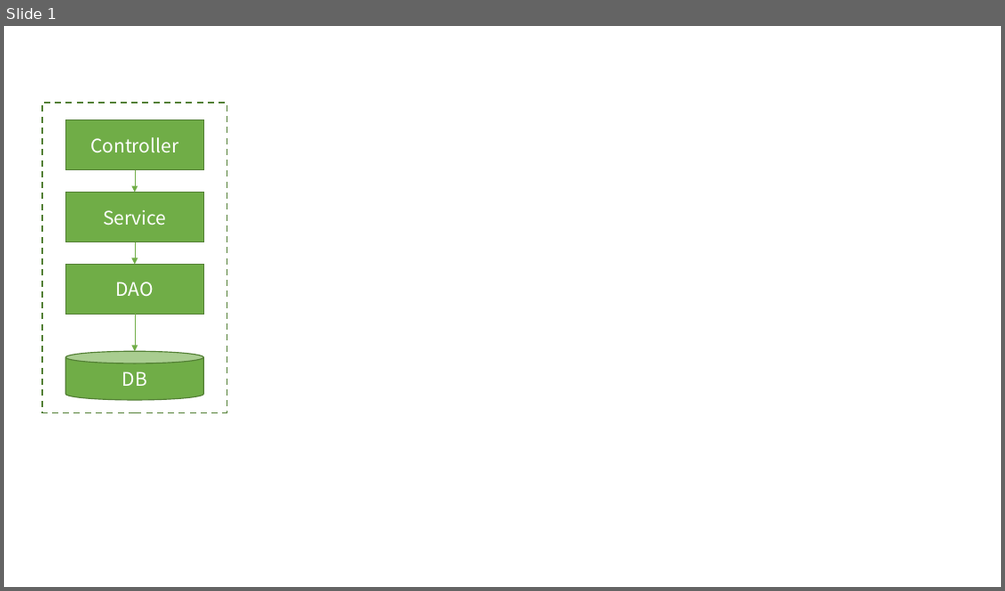
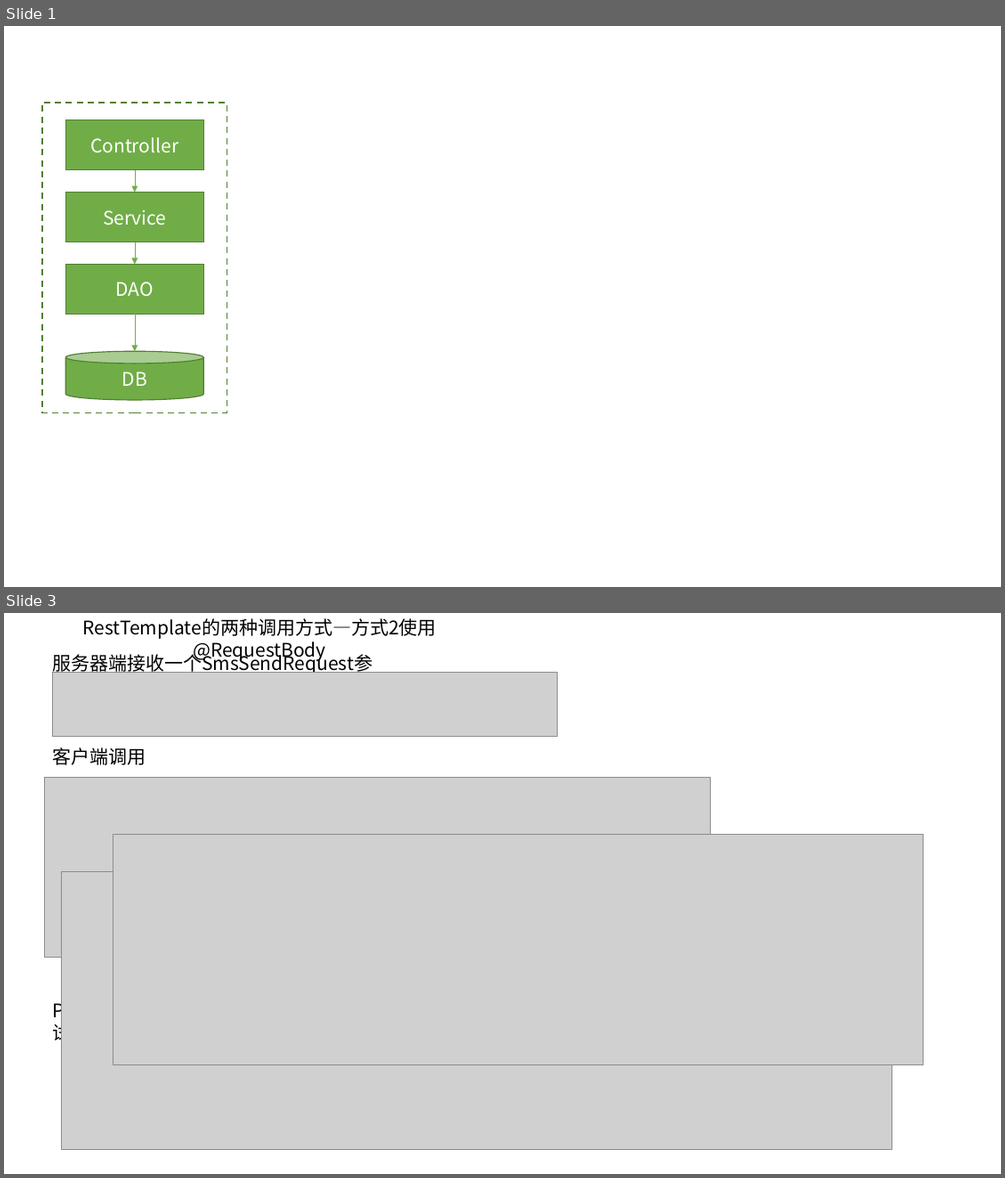
Before and after one commit to kwang2003/springcloud-message, a slide deck: docs/SpringCloud-Message.pptx. Shown one above the other, each under a label of ours: slide 1 before the commit, slides 1 and 3 after it; the slides between them are not shown. The pictures are 1005x591 and 1005x1178 pixels, drawn with LibreOffice and Linux fonts; fonts in the diff are those of the drawing; grey boxes stand for pictures. Boxes give left, top, right and bottom in pixels: in the first picture for what was removed or moved away, otherwise in the second. Text is boxed around its words. In the diff, an @@ line names an element or a change of style, - is before the commit and + after.

```diff
--- a/docs/SpringCloud-Message.pptx
+++ b/docs/SpringCloud-Message.pptx
@@ slide 3 added at bbox=[4, 613, 1001, 1174], background #FFFFFF @@
@@ text added at bbox=[83, 618, 437, 661], 18 pt, text #000000 @@
+RestTemplate的两种调用方式—方式2使用@RequestBody
@@ text added at bbox=[52, 651, 372, 674], 18 pt, text #000000 @@
+服务器端接收一个SmsSendRequest参数
@@ picture added at bbox=[53, 672, 558, 736] @@
@@ text added at bbox=[52, 747, 146, 765], 18 pt, text #000000 @@
+客户端调用
@@ picture added at bbox=[45, 778, 711, 957] @@
@@ picture added at bbox=[113, 834, 923, 1064] @@
@@ picture added at bbox=[62, 872, 891, 1149] @@
@@ text added at bbox=[45, 995, 169, 1025], 18 pt, text #000000 @@
+Postman测试
```
Also in this commit, not shown: 1 other slide added.
